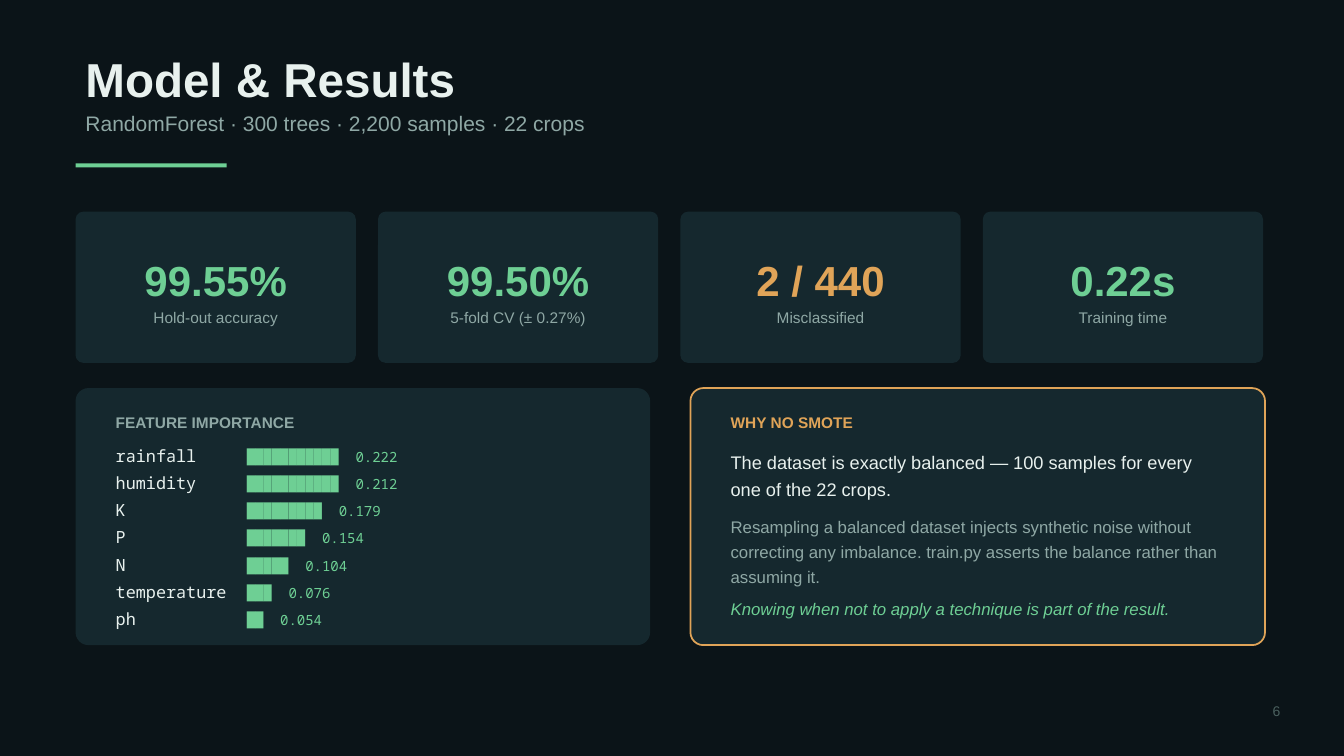
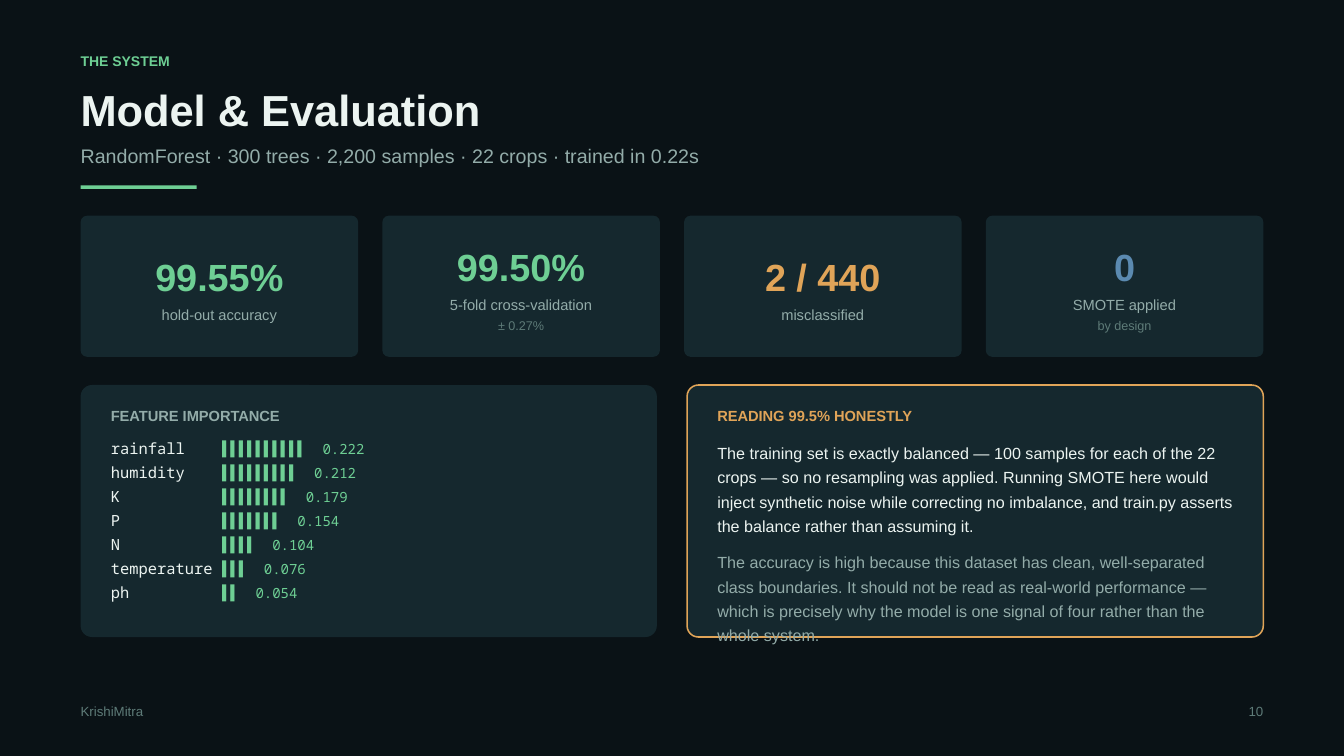
Before and after one commit to RatnamOjha/cerealia, a slide deck: slide 11 of docs/KrishiMitra_Project_Review.pptx (slide 7 before the commit). Drawn at 1344x756 pixels with LibreOffice and Linux fonts; fonts in the diff are those of the drawing. Boxes give left, top, right and bottom in pixels: in the first picture for what was removed or moved away, otherwise in the second. Text is boxed around its words. In the diff, an @@ line names an element or a change of style, - is before the commit and + after.

Commit message:
Rebuild deck around the real data; update docs
28 slides in five parts: motivation, the system, the product, validation
and future scope. Adds the data foundation, what real data changed, the
full feature set, engineering findings and how the idea scales beyond a
single farmer.

Fixed the layout on a real column grid - several columns previously ran
past the right margin and one slide overflowed the bottom edge. Every
shape is now verified inside the safe area, and estimated text height is
checked against box height.

```diff
--- a/docs/KrishiMitra_Project_Review.pptx
+++ b/docs/KrishiMitra_Project_Review.pptx
@@ rectangle at box(0, 0, 1344, 756): fill #0B1418 to #0A1216 @@
@@ text added at box(81, 56, 169, 66), 10 pt, text #6ECF94, bold @@
+THE SYSTEM
@@ text added at box(81, 94, 480, 127), 31 pt, text #ECF4F1, bold @@
+Model & Evaluation
@@ text at box(81, 149, 699, 167): text changed; size 15 to 14 pt; text colour #8FA8A5 to #93ACA9 @@
-Model & Results
-RandomForest · 300 trees · 2,200 samples · 22 crops
+RandomForest · 300 trees · 2,200 samples · 22 crops · trained in 0.22s
@@ rectangle: place and size @@
-rectangle at box(76, 163, 227, 167)
+rectangle at box(81, 186, 197, 189)
@@ rounded rectangle: place and size @@
-rounded rectangle at box(76, 212, 356, 363)
+rounded rectangle at box(81, 216, 358, 357)
@@ rounded rectangle: place and size @@
-rounded rectangle at box(378, 212, 658, 363)
+rounded rectangle at box(382, 216, 659, 357)
@@ rounded rectangle: place and size @@
-rounded rectangle at box(681, 212, 961, 363)
+rounded rectangle at box(685, 216, 962, 357)
@@ rounded rectangle: place and size @@
-rounded rectangle at box(983, 212, 1263, 363)
+rounded rectangle at box(986, 216, 1263, 357)
@@ text at box(155, 264, 283, 292): size 30 to 27 pt in "99.55%"; more space between paragraphs @@
@@ text at box(457, 254, 585, 282): size 30 to 27 pt in "99.50%"; more space between paragraphs @@
@@ text at box(765, 264, 880, 292): size 30 to 27 pt in "2 / 440"; more space between paragraphs @@
@@ text at box(1073, 254, 1176, 333): text changed; size 11 to 10.5 pt; text colour #8FA8A5 to #93ACA9 @@
-0.22s
-Training time
+0
+SMOTE applied
+by design
@@ text at box(450, 299, 592, 330): text changed; size 11 to 10.5 pt; text colour #8FA8A5 to #93ACA9 @@
-5-fold CV (± 0.27%)
+5-fold cross-validation
+± 0.27%
@@ text at box(162, 309, 276, 323): text changed; size 11 to 10.5 pt; text colour #8FA8A5 to #93ACA9 @@
-Hold-out accuracy
+hold-out accuracy
@@ text at box(777, 312, 864, 323): text changed; size 11 to 10.5 pt; text colour #8FA8A5 to #93ACA9 @@
-Misclassified
+misclassified
@@ proportions changed in 5 elements at box(986, 216, 1263, 357), box(685, 216, 962, 357), box(382, 216, 659, 357), box(81, 216, 358, 357), box(81, 385, 657, 637) @@
@@ rounded rectangle: place and size @@
-rounded rectangle at box(76, 388, 650, 645)
+rounded rectangle at box(81, 385, 657, 637)
@@ rounded rectangle: place and size @@
-rounded rectangle at box(691, 388, 1265, 645)
+rounded rectangle at box(688, 385, 1264, 637)
@@ rounded rectangle at box(688, 385, 1264, 637): outline #E0A458 1.25 pt to #E0A458 1.1 pt; proportions changed @@
@@ text at box(111, 411, 280, 421): size 11 to 10.5 pt, text colour #8FA8A5 to #93ACA9 in "FEATURE IMPORTANCE" @@
@@ text at box(717, 410, 1232, 621): text changed; size 12 to 11.5 pt; text colour #8FA8A5 to #ECF4F1 @@
-WHY NO SMOTE
-The dataset is exactly balanced — 100 samples for every one of the 22 crops.
-Resampling a balanced dataset injects synthetic noise without correcting any imbalance. train.py asserts the balance rather than assuming it.
-Knowing when not to apply a technique is part of the result.
+READING 99.5% HONESTLY
+The training set is exactly balanced — 100 samples for each of the 22 crops — so no resampling was applied. Running SMOTE here would inject synthetic noise while correcting no imbalance, and train.py asserts the balance rather than assuming it.
+The accuracy is high because this dataset has clean, well-separated class boundaries. It should not be read as real-world performance — which is precisely why the model is one signal of four rather than the whole system.
@@ text at box(111, 444, 365, 602): text changed @@
-rainfall ███████████ 0.222
-humidity ███████████ 0.212
-K █████████ 0.179
-P ███████ 0.154
-N █████ 0.104
-temperature ███ 0.076
-ph ██ 0.054
+rainfall ▌▌▌▌▌▌▌▌▌▌ 0.222
+humidity ▌▌▌▌▌▌▌▌▌ 0.212
+K ▌▌▌▌▌▌▌▌ 0.179
+P ▌▌▌▌▌▌▌ 0.154
+N ▌▌▌▌ 0.104
+temperature ▌▌▌ 0.076
+ph ▌▌ 0.054
@@ text added at box(81, 706, 144, 716), 9.5 pt, text #5E7B78 @@
+KrishiMitra
@@ text added at box(1249, 707, 1264, 716), 9.5 pt, text #5E7B78 @@
+10
@@ text removed at box(1273, 706, 1281, 716) @@
-6
```
Also in this commit, not shown: 10 other slides changed, 17 slides added, 7 slides removed, 3 other files.
